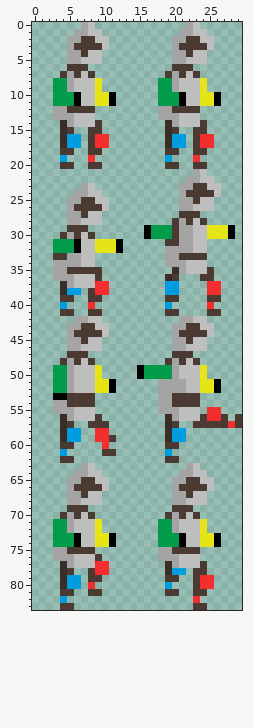
A sprite sheet gets an edit: StealthOfTomorrow/Assets/Animations/testChar.png. The picture above was drawn from the file before the commit.
The file is 120x336 pixels, drawn in blocks of 4x4; one block is one cell here.
Now the later version:
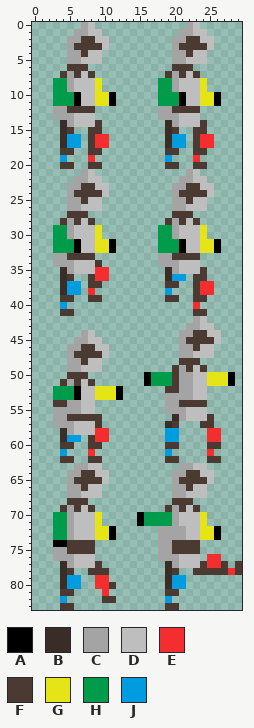
Palette (. is transparent): A #000000  B #3a2d28  C #a4a4a4  D #bebebe  E #f42e2f  F #4b3a32  G #e4e417  H #009b4b  J #009ce0
Changes in this commit:
@@ x 0..29 @@
 20 ....FF..FF.........FF..FF.....
-21 .......................CD.....
-22 ......................CCDD....
-23 .......CD............CCFFDD...
-24 ......CCDD...........CFFFFD...
-25 .....CCFFDD..........CCFDD....
-26 .....CFFFFD..........CCDDD....
-27 .....CCFDD...........FFF......
-28 .....CCDDD..........FCFDF.....
-29 .....FFF........AHHHFCCDDGGGA.
-30 ....FCFDF.......AHHHFCCDDGGGA.
-31 ...HHHADDGGGA......FFCCDD.....
-32 ...HHHADDGGGA......CCCCDD.....
-33 ...FFCCDD..........CCFFFF.....
-34 ...CCCCDD..........CCCDDD.....
-35 ...CCFFFFF..........BCDDDF....
-36 ...CCCDDDF.........BF...FF....
-37 ....BCDDDEE........JJ....EE...
-38 ....BJJ.FEE........JJ....EE...
-39 ....FF..FF.........FF....FF...
-40 ....J...E..........J.....E....
-41 ....FF..FF.........FF....FF...
-42 ......CCDD...........CCDD.....
-43 .....CCFFDD.........CCFFDD....
-44 .....CFFFFD.........CFFFFD....
-45 .....CCFDD..........CCFDD.....
-46 .....CCDDD..........CCDDD.....
-47 .....FFF............FFF.......
-48 ....FCFDF..........FCFDF......
-49 ...HHCDDDG.....AHHHHCDDDG.....
-50 ...HHCDDDG.....AHHHHCDDDG.....
-51 ...HHCDDDGGA......CCCCDDGGA...
-52 ...HHCDDDGGA......CCCCDDGGA...
-53 ...AAFFFF.........CCFFFF......
-54 ...CCFFFF.........CCFFFF......
-55 ...CCCDDD.........CCCDDD.EE...
-56 ....BCDDDF.........BCDDDFEEF.F
-57 ....BF..FFF........BF..FFFFFEF
-58 ....BJJ..EE........BJJ........
-59 ....BJJ..EEF.......BJJ........
-60 ....FF....E........FF.........
-61 ....J.....FF.......J..........
-62 ....FF.............FF.........
-63 .......CD.............CD......
-64 ......CCDD...........CCDD.....
-65 .....CCFFDD.........CCFFDD....
-66 .....CFFFFD.........CFFFFD....
-67 .....CCFDD..........CCFDD.....
-68 .....CCDDD..........CCDDD.....
-69 .....FFF............FFF.......
-70 ....FCFDF..........FCFDF......
-71 ...HHCDDDG........HHCDDDG.....
-72 ...HHCDDDG........HHCDDDG.....
-73 ...HHHADDGGA......HHHADDGGA...
-74 ...HHHADDGGA......HHHADDGGA...
+21 .......CD.............CD......
+22 ......CCDD...........CCDD.....
+23 .....CCFFDD.........CCFFDD....
+24 .....CFFFFD.........CFFFFD....
+25 .....CCFDD..........CCFDD.....
+26 .....CCDDD..........CCDDD.....
+27 .....FFF............FFF.......
+28 ....FCFDF..........FCFDF......
+29 ...HHCDDDG........HHCDDDG.....
+30 ...HHCDDDG........HHCDDDG.....
+31 ...HHHADDGGA......HHHADDGGA...
+32 ...HHHADDGGA......HHHADDGGA...
+33 ...CCFFFF.........CCFFFF......
+34 ...CCCDDDF........CCCDDD......
+35 ....BCDDDEE........BCDDDF.....
+36 ....BF..FEE........BJJ.FF.....
+37 ....BJJ.FF.........FF..FEE....
+38 ....BJJ.E..........J...FEE....
+39 ....FF..FF.........FF..FF.....
+40 ....J..................E......
+41 ....FF.................FF.....
+42 .......................CD.....
+43 ......................CCDD....
+44 .......CD............CCFFDD...
+45 ......CCDD...........CFFFFD...
+46 .....CCFFDD..........CCFDD....
+47 .....CFFFFD..........CCDDD....
+48 .....CCFDD...........FFF......
+49 .....CCDDD..........FCFDF.....
+50 .....FFF........AHHHFCCDDGGGA.
+51 ....FCFDF.......AHHHFCCDDGGGA.
+52 ...HHHADDGGGA......FFCCDD.....
+53 ...HHHADDGGGA......CCCCDD.....
+54 ...FFCCDD..........CCFFFF.....
+55 ...CCCCDD..........CCCDDD.....
+56 ...CCFFFFF..........BCDDDF....
+57 ...CCCDDDF.........BF...FF....
+58 ....BCDDDEE........JJ....EE...
+59 ....BJJ.FEE........JJ....EE...
+60 ....FF..FF.........FF....FF...
+61 ....J...E..........J.....E....
+62 ....FF..FF.........FF....FF...
+63 ......CCDD...........CCDD.....
+64 .....CCFFDD.........CCFFDD....
+65 .....CFFFFD.........CFFFFD....
+66 .....CCFDD..........CCFDD.....
+67 .....CCDDD..........CCDDD.....
+68 .....FFF............FFF.......
+69 ....FCFDF..........FCFDF......
+70 ...HHCDDDG.....AHHHHCDDDG.....
+71 ...HHCDDDG.....AHHHHCDDDG.....
+72 ...HHCDDDGGA......CCCCDDGGA...
+73 ...HHCDDDGGA......CCCCDDGGA...
+74 ...AAFFFF.........CCFFFF......
 75 ...CCFFFF.........CCFFFF......
-76 ...CCCDDDF........CCCDDD......
-77 ....BCDDDEE........BCDDDF.....
-78 ....BF..FEE........BJJ.FF.....
-79 ....BJJ.FF.........FF..FEE....
-80 ....BJJ.E..........J...FEE....
-81 ....FF..FF.........FF..FF.....
-82 ....J..................E......
-83 ....FF.................FF.....
+76 ...CCCDDD.........CCCDDD.EE...
+77 ....BCDDDF.........BCDDDFEEF.F
+78 ....BF..FFF........BF..FFFFFEF
+79 ....BJJ..EE........BJJ........
+80 ....BJJ..EEF.......BJJ........
+81 ....FF....E........FF.........
+82 ....J.....FF.......J..........
+83 ....FF.............FF.........
